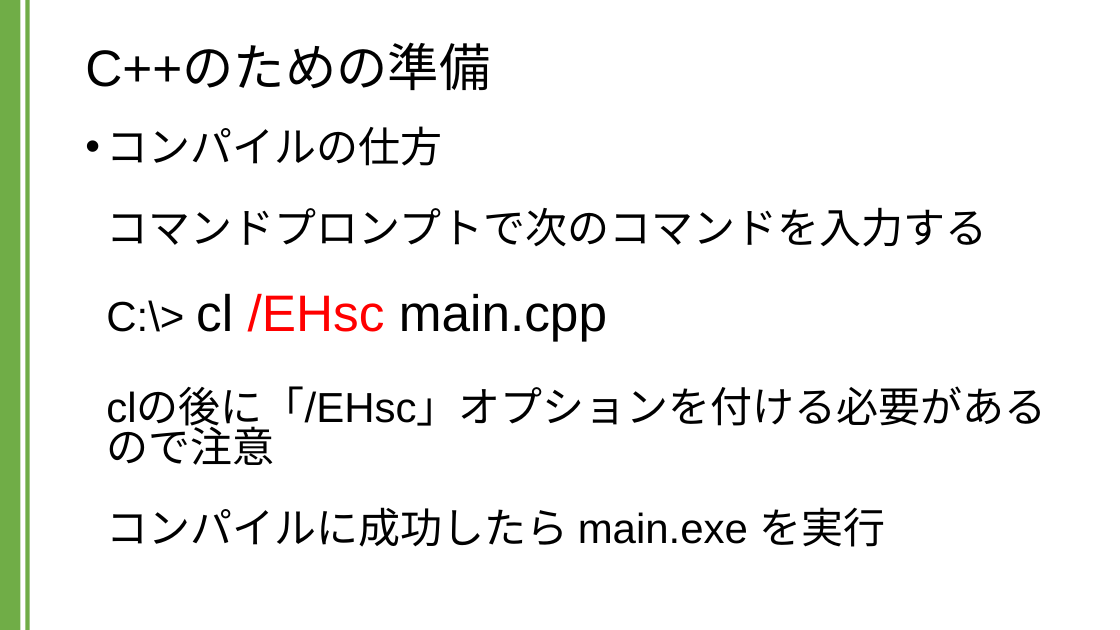
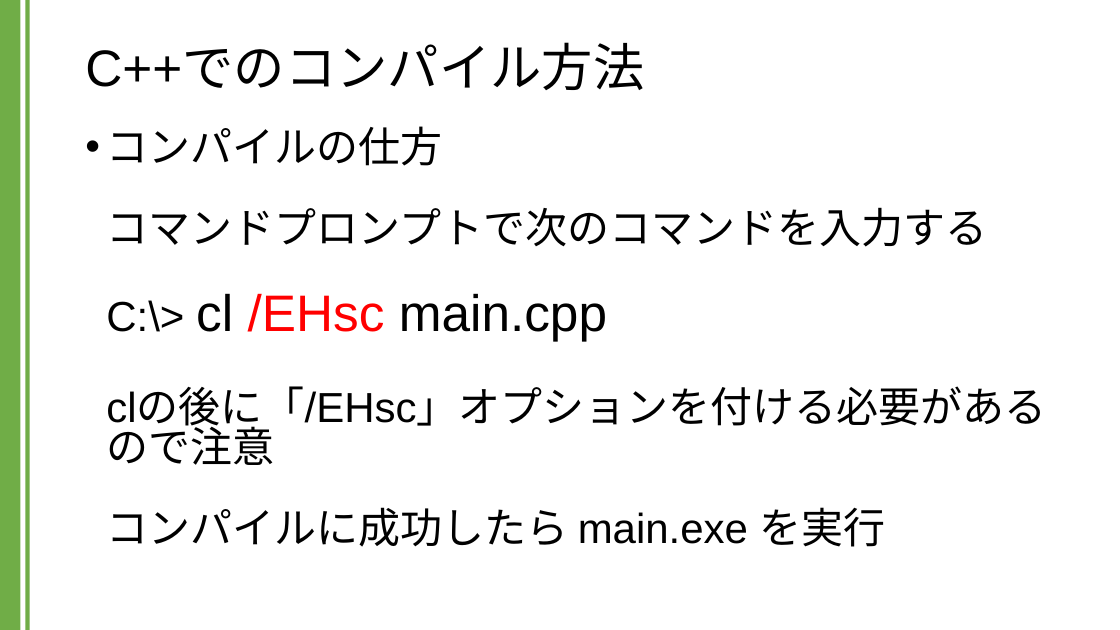
Before and after one commit to kic-murata/cpp2024, a slide deck: slide 24 of 授業資料/講義資料：C言語とC++の違い.pptx (slide 20 before the commit). Drawn at 1120x630 pixels with LibreOffice and Linux fonts; fonts in the diff are those of the drawing. Boxes give left, top, right and bottom in pixels: in the first picture for what was removed or moved away, otherwise in the second. Text is boxed around its words. In the diff, an @@ line names an element or a change of style, - is before the commit and + after.

```diff
--- a/授業資料/講義資料：C言語とC++の違い.pptx
+++ b/授業資料/講義資料：C言語とC++の違い.pptx
@@ title at (x1=85, y1=45, x2=644, y2=90): text changed @@
-C++のための準備
+C++でのコンパイル方法
```
Also in this commit, not shown: 9 other slides changed, 9 slides added, 11 other files.
